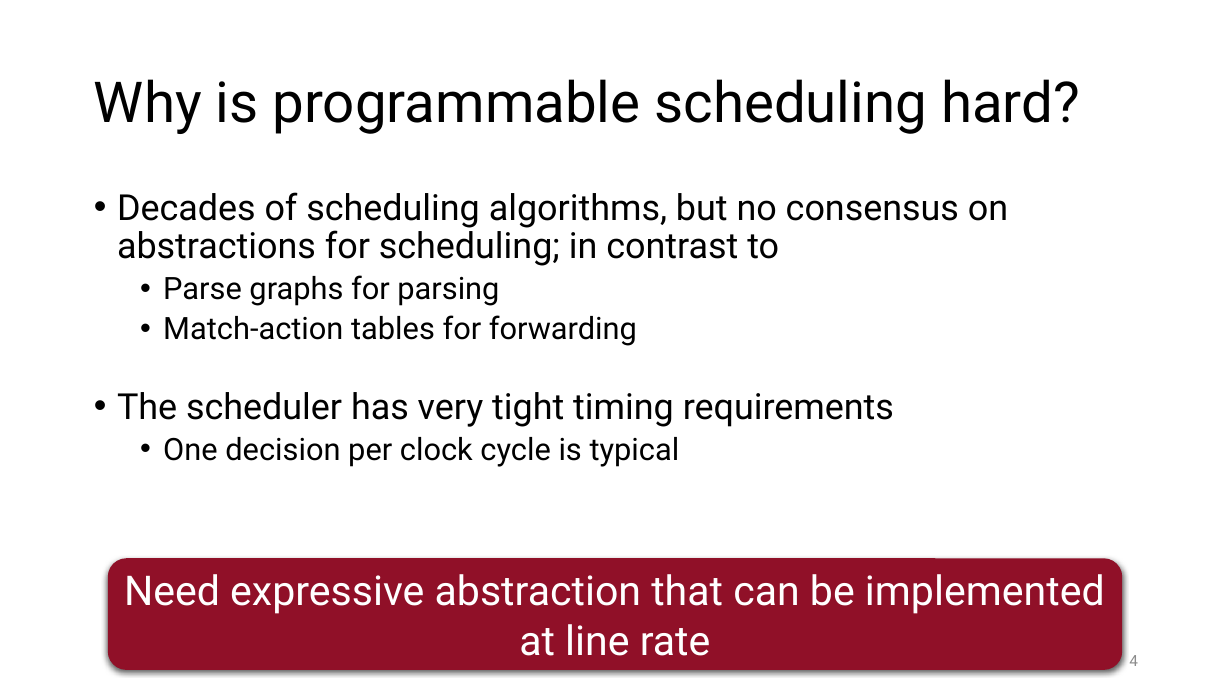
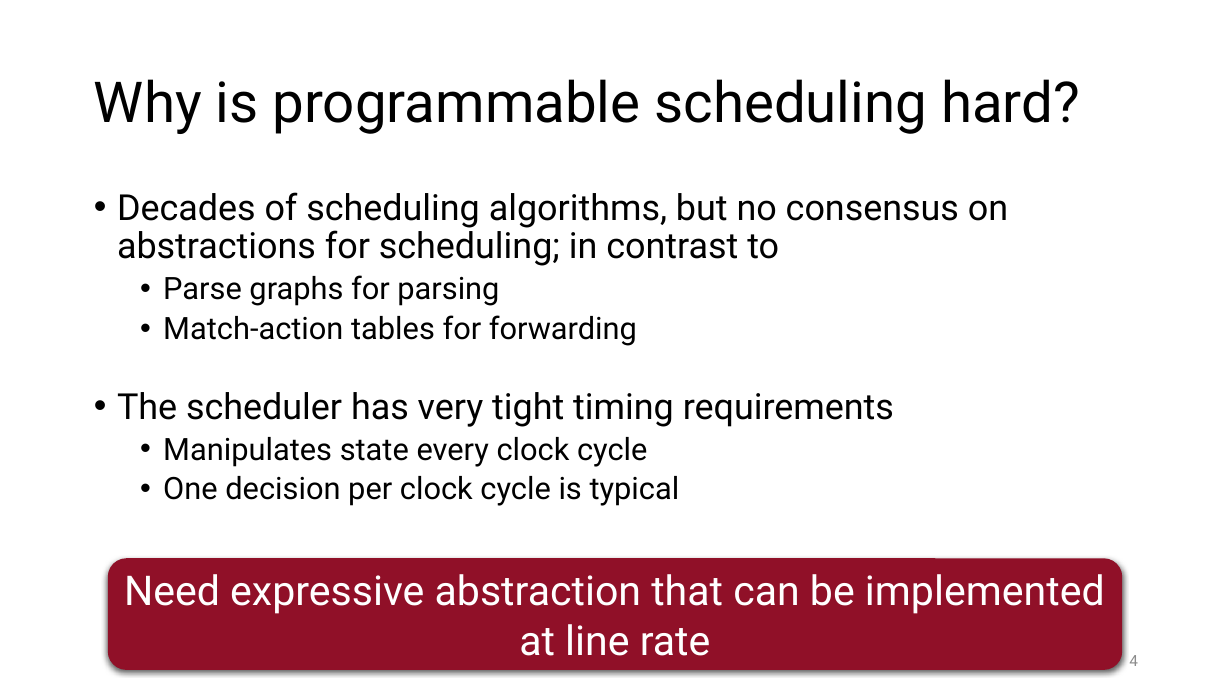
Before and after one commit to anirudhSK/pifo-domino-marple-ppts, a slide deck: slide 4 of pifo_sigcomm.pptx. Drawn at 1232x693 pixels with LibreOffice and Linux fonts; fonts in the diff are those of the drawing. Boxes give left, top, right and bottom in pixels: in the first picture for what was removed or moved away, otherwise in the second. Text is boxed around its words. In the diff, an @@ line names an element or a change of style, - is before the commit and + after.

```diff
--- a/pifo_sigcomm.pptx
+++ b/pifo_sigcomm.pptx
@@ text at (163, 437, 647, 467): paragraph added @@
+  • Manipulates state every clock cycle
```
Also in this commit, not shown: 2 other slides changed.
